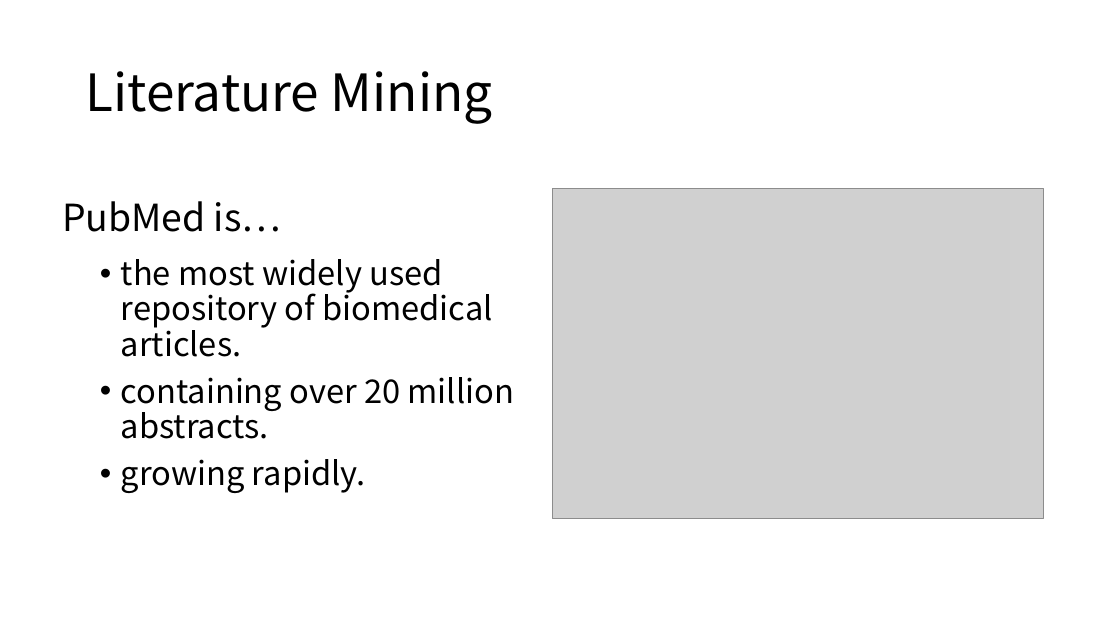
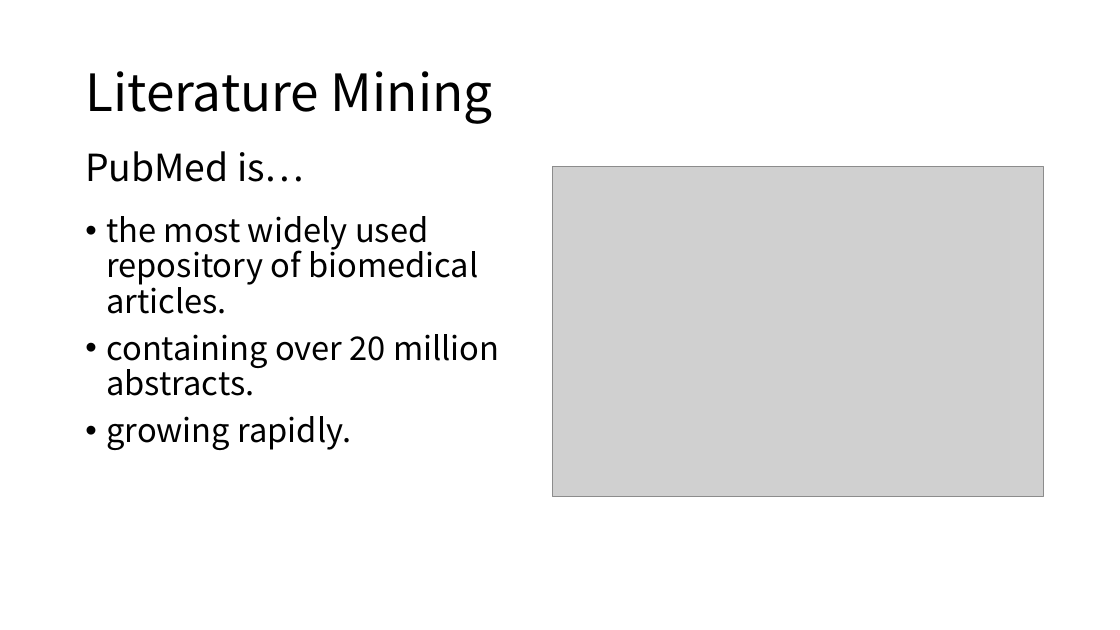
Before and after one commit to moklise/TIL, a slide deck: slide 3 of Review/[3] Literature mining, ontologies and information visualization for drug repurposing/Literature mining, ontologies and information visualization for.pptx. Drawn at 1120x630 pixels with LibreOffice and Linux fonts; fonts in the diff are those of the drawing; grey boxes stand for pictures. Boxes give left, top, right and bottom in pixels: in the first picture for what was removed or moved away, otherwise in the second. Text is boxed around its words. In the diff, an @@ line names an element or a change of style, - is before the commit and + after.

Commit message:
[Publication Review] Literature Mining2

```diff
--- a/Review/[3] Literature mining, ontologies and information visualization for drug repurposing/Literature mining, ontologies and information visualization for.pptx
+++ b/Review/[3] Literature mining, ontologies and information visualization for drug repurposing/Literature mining, ontologies and information visualization for.pptx
@@ text "PubMed is…": place and size @@
-text "PubMed is…" at [62,201,281,232]
+text "PubMed is…" at [85,151,304,182]
@@ picture: place and size @@
-picture at [552,188,1043,518]
+picture at [552,167,1043,497]
@@ text "the most widely used repository ...": place and size @@
-text "the most widely used repository ..." at [121,259,514,493]
+text "the most widely used repository ..." at [106,216,499,450]
```
Also in this commit, not shown: 5 other slides changed, 6 slides added, 1 slide removed.
